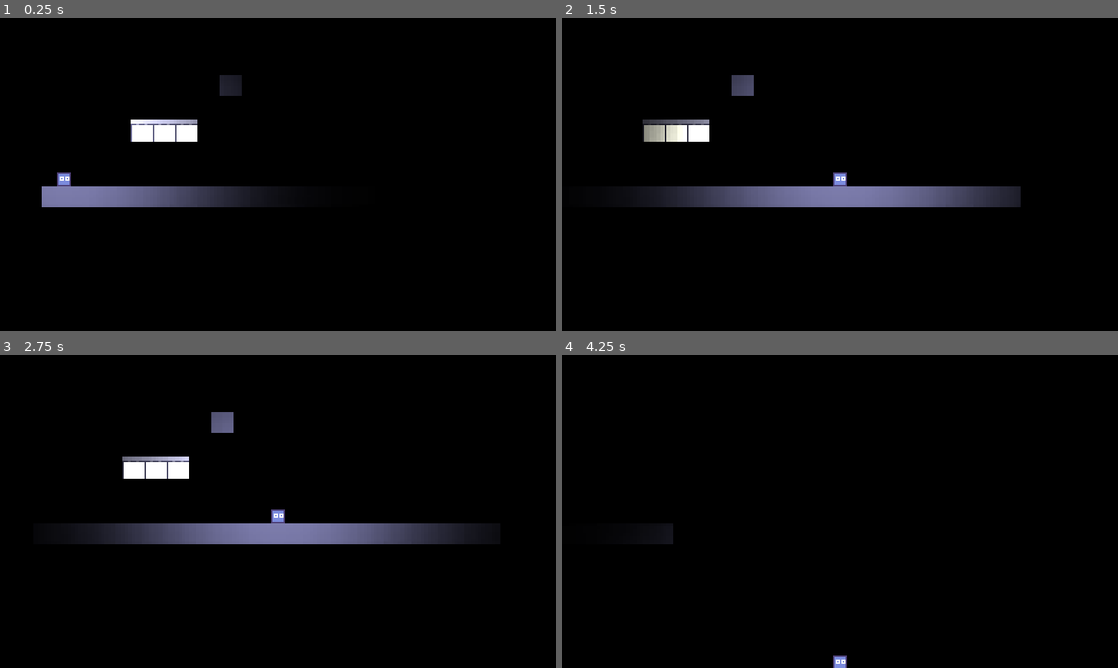
Above: before the commit, frames 1-4 (two rows, left to right).
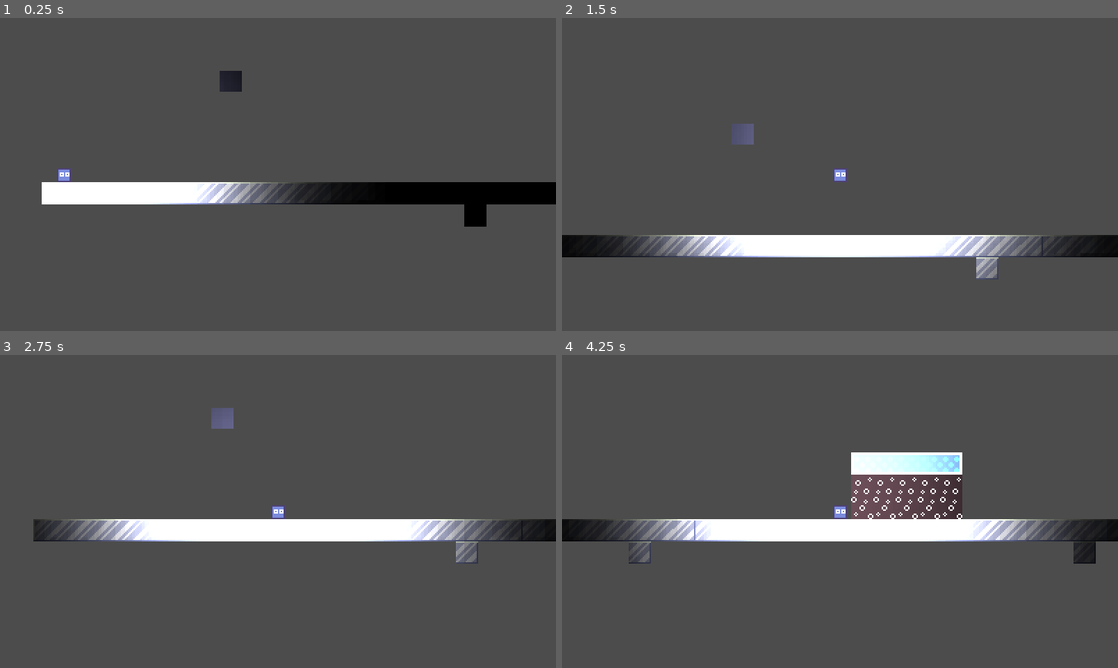
Above: after the commit, the same moments.

Repository: Pitanova/Global-Game-Jam-2022
Game: Godot game, scene res://Scenes/level.tscn
Same seed, same stepped clock (60 frames per second), same inputs: the game is played once before the commit and once after it.
Inputs:
- Up to frame 1 (0.25 s): no input
- Up to frame 2 (1.5 s): tap Enter at 0.5 s; hold D (right) from 0.53 s (still down); tap Space (jump) at 0.77 s
- Up to frame 3 (2.75 s): tap Space (jump) at 1.52 s; release D (right) at 2.03 s; hold A (left) from 2.03 s (still down)
- Up to frame 4 (4.25 s): release A (left) at 2.78 s; hold D (right) from 2.78 s (still down); tap Space (jump) at 3.02, 3.77 s

The runs differ from the first frame. In frame 1, 96% of the frame differs, in the area x 0-100%, y 0-100%; in frame 2, 98%; in frame 3, 99%; in frame 4, 99%.

Commit message:
Added a void

Diff:
--- a/Scenes/level.tscn
+++ b/Scenes/level.tscn
@@ -1,8 +1,9 @@
-[gd_scene load_steps=4 format=2]
+[gd_scene load_steps=5 format=2]
 
 [ext_resource path="res://tileset.tres" type="TileSet" id=1]
 [ext_resource path="res://Scenes/player.tscn" type="PackedScene" id=2]
 [ext_resource path="res://Assets/lights/images.jpg" type="Texture" id=3]
+[ext_resource path="res://Scenes/void.tscn" type="PackedScene" id=4]
 
 [node name="Level" type="Node2D"]
 
@@ -14,18 +15,18 @@
 cell_size = Vector2( 16, 16 )
 collision_layer = 2
 format = 1
-tile_data = PoolIntArray( 196612, 1, 0, 196613, 1, 0, 196614, 1, 0 )
+tile_data = PoolIntArray( 196637, 7, 0, 196638, 8, 0, 196639, 8, 0, 196640, 8, 0, 196641, 9, 0, 393237, 5, 0, 393238, 5, 0, 393239, 5, 0, 393240, 5, 0, 393241, 5, 0, 393242, 5, 0, 393243, 5, 0, 393244, 5, 0, 393245, 5, 0, 393246, 5, 0, 393247, 5, 0, 393248, 5, 0, 393249, 5, 0, 393250, 5, 0, 393251, 5, 0, 393252, 5, 0, 393253, 5, 0, 393254, 5, 0, 393255, 5, 0, 393256, 5, 0, 393257, 5, 0, 393258, 5, 0, 393259, 6, 0, 458771, 6, 0, 458791, 6, 0, 458811, 6, 0 )
 
 [node name="Glass" type="TileMap" parent="."]
 tile_set = ExtResource( 1 )
 cell_size = Vector2( 16, 16 )
 collision_layer = 4
 format = 1
-tile_data = PoolIntArray( 65544, 3, 0, 393216, 3, 0, 393217, 3, 0, 393218, 3, 0, 393219, 3, 0, 393220, 3, 0, 393221, 3, 0, 393222, 3, 0, 393223, 3, 0, 393224, 3, 0, 393225, 3, 0, 393226, 3, 0, 393227, 3, 0, 393228, 3, 0, 393229, 3, 0, 393230, 3, 0, 393231, 3, 0, 393232, 3, 0, 393233, 3, 0, 393234, 3, 0, 393235, 3, 0, 393236, 3, 0 )
+tile_data = PoolIntArray( 65544, 3, 0, 393216, 4, 0, 393217, 5, 0, 393218, 5, 0, 393219, 5, 0, 393220, 5, 0, 393221, 5, 0, 393222, 5, 0, 393223, 5, 0, 393224, 5, 0, 393225, 5, 0, 393226, 5, 0, 393227, 5, 0, 393228, 5, 0, 393229, 5, 0, 393230, 5, 0, 393231, 5, 0, 393232, 5, 0, 393233, 5, 0, 393234, 5, 0, 393235, 5, 0, 393236, 5, 0, 393237, 6, 0, 393260, 5, 0, 393261, 5, 0, 393262, 5, 0, 393263, 5, 0, 393264, 5, 0, 393265, 5, 0, 393266, 5, 0, 393267, 5, 0, 393268, 5, 0, 393269, 5, 0, 393270, 5, 0, 393271, 5, 0, 393272, 5, 0, 393273, 5, 0, 393274, 5, 0, 393275, 5, 0, 393276, 5, 0, 393277, 5, 0, 393278, 5, 0, 393279, 5, 0, 393280, 5, 0, 393281, 5, 0, 393282, 5, 0, 393283, 5, 0, 393284, 5, 0, 393285, 5, 0, 393286, 5, 0, 393287, 5, 0, 393288, 5, 0, 393289, 5, 0, 393290, 5, 0, 393291, 5, 0, 393292, 5, 0, 393293, 5, 0, 393294, 5, 0, 393295, 5, 0, 393296, 5, 0, 393297, 5, 0, 393298, 5, 0, 393299, 5, 0, 393300, 6, 0, 458831, 5, 0 )
 
 [node name="Player" parent="." instance=ExtResource( 2 )]
 position = Vector2( 16, 91 )
-collision_mask = 6
+collision_mask = 14
 jump_height = 50.0
 
 [node name="Camera2D" type="Camera2D" parent="Player"]
@@ -33,11 +34,28 @@
 process_mode = 0
 limit_left = -30
 limit_top = -1000
-limit_right = 1000
-limit_bottom = 200
+limit_right = 2000
+limit_bottom = 1000
 editor_draw_limits = true
 
 [node name="Light2D" type="Light2D" parent="Player"]
 texture = ExtResource( 3 )
 texture_scale = 2.42
 energy = 2.1
+
+[node name="Voids" type="Node2D" parent="."]
+
+[node name="Void" parent="Voids" instance=ExtResource( 4 )]
+position = Vector2( 472, 80 )
+
+[node name="Void2" parent="Voids" instance=ExtResource( 4 )]
+position = Vector2( 504, 80 )
+
+[node name="Void3" parent="Voids" instance=ExtResource( 4 )]
+position = Vector2( 488, 80 )
+
+[node name="Void4" parent="Voids" instance=ExtResource( 4 )]
+position = Vector2( 520, 80 )
+
+[node name="Void5" parent="Voids" instance=ExtResource( 4 )]
+position = Vector2( 536, 80 )
--- a/Scenes/void.tscn
+++ b/Scenes/void.tscn
@@ -1,14 +1,29 @@
-[gd_scene load_steps=3 format=2]
+[gd_scene load_steps=6 format=2]
 
-[ext_resource path="res://Assets/Void.png" type="Texture" id=1]
+[ext_resource path="res://Assets/void_start.png" type="Texture" id=1]
+[ext_resource path="res://Assets/void_end.png" type="Texture" id=2]
+[ext_resource path="res://Scripts/void.gd" type="Script" id=3]
 
-[sub_resource type="RectangleShape2D" id=1]
-extents = Vector2( 8, 8 )
+[sub_resource type="SpriteFrames" id=1]
+animations = [ {
+"frames": [ ExtResource( 2 ), ExtResource( 1 ) ],
+"loop": true,
+"name": "default",
+"speed": 5.0
+} ]
 
-[node name="RigidBody2D" type="RigidBody2D"]
+[sub_resource type="RectangleShape2D" id=2]
+extents = Vector2( 8, 16 )
 
-[node name="Sprite" type="Sprite" parent="."]
-texture = ExtResource( 1 )
+[node name="Void" type="Area2D"]
+collision_layer = 8
+script = ExtResource( 3 )
 
-[node name="CollisionShape2D" type="CollisionShape2D" parent="."]
-shape = SubResource( 1 )
+[node name="AnimatedSprite" type="AnimatedSprite" parent="."]
+frames = SubResource( 1 )
+playing = true
+
+[node name="CollisionPolygon2D" type="CollisionShape2D" parent="."]
+shape = SubResource( 2 )
+
+[connection signal="body_entered" from="." to="." method="_on_Void_body_entered"]
--- /dev/null
+++ b/Scripts/void.gd
@@ -0,0 +1,8 @@
+extends Area2D
+
+onready var player = get_tree().current_scene.get_node("Player")
+
+func _on_Void_body_entered(body):
+	player.queue_free()
+	yield(get_tree().create_timer(2.0), "timeout")
+	get_tree().reload_current_scene()
--- a/project.godot
+++ b/project.godot
@@ -93,6 +93,7 @@
 2d_physics/layer_1="player"
 2d_physics/layer_2="platform"
 2d_physics/layer_3="glass"
+2d_physics/layer_4="void"
 
 [physics]
 
@@ -103,5 +104,4 @@
 2d/snapping/use_gpu_pixel_snap=true
 vram_compression/import_etc=true
 vram_compression/import_etc2=false
-environment/default_clear_color=Color( 0, 0, 0, 1 )
 environment/default_environment="res://default_env.tres"
--- a/tileset.tres
+++ b/tileset.tres
@@ -1,86 +1,35 @@
-[gd_resource type="TileSet" load_steps=9 format=2]
+[gd_resource type="TileSet" load_steps=15 format=2]
 
-[ext_resource path="res://Assets/middlelighttile.png" type="Texture" id=1]
-[ext_resource path="res://Assets/rightlighttile.png" type="Texture" id=2]
-[ext_resource path="res://Assets/leftlighttile.png" type="Texture" id=3]
+[ext_resource path="res://Assets/platright.png" type="Texture" id=1]
+[ext_resource path="res://Assets/platleft.png" type="Texture" id=2]
+[ext_resource path="res://Assets/platmiddle.png" type="Texture" id=3]
 [ext_resource path="res://Assets/darktile.png" type="Texture" id=4]
-
-[sub_resource type="ConvexPolygonShape2D" id=1]
-points = PoolVector2Array( 16, 16, 0, 16, 0, 0, 16, 0 )
-
-[sub_resource type="ConvexPolygonShape2D" id=2]
-points = PoolVector2Array( 16, 16, 0, 16, 0, 0, 16, 0 )
-
-[sub_resource type="ConvexPolygonShape2D" id=3]
-points = PoolVector2Array( 16, 16, 0, 16, 0, 0, 16, 0 )
+[ext_resource path="res://Assets/glassleft.png" type="Texture" id=5]
+[ext_resource path="res://Assets/glassmiddle.png" type="Texture" id=6]
+[ext_resource path="res://Assets/glassright.png" type="Texture" id=7]
 
 [sub_resource type="ConvexPolygonShape2D" id=4]
 points = PoolVector2Array( 0, 0, 16, 0, 16, 15, 0, 15 )
 
+[sub_resource type="ConvexPolygonShape2D" id=5]
+points = PoolVector2Array( 0, 0, 16, 0, 16, 16, 0, 16 )
+
+[sub_resource type="ConvexPolygonShape2D" id=6]
+points = PoolVector2Array( 0, 0, 16, 0, 16, 16, 0, 16 )
+
+[sub_resource type="ConvexPolygonShape2D" id=7]
+points = PoolVector2Array( 0, 0, 16, 0, 16, 16, 0, 16 )
+
+[sub_resource type="ConvexPolygonShape2D" id=8]
+points = PoolVector2Array( 0, 0, 16, 0, 16, 16, 0, 16 )
+
+[sub_resource type="ConvexPolygonShape2D" id=9]
+points = PoolVector2Array( 0, 0, 16, 0, 16, 16, 0, 16 )
+
+[sub_resource type="ConvexPolygonShape2D" id=10]
+points = PoolVector2Array( 0, 0, 16, 0, 16, 16, 0, 16 )
+
 [resource]
-0/name = "middlelighttile.png 0"
-0/texture = ExtResource( 1 )
-0/tex_offset = Vector2( 0, 0 )
-0/modulate = Color( 1, 1, 1, 1 )
-0/region = Rect2( 0, 0, 16, 16 )
-0/tile_mode = 0
-0/occluder_offset = Vector2( 0, 0 )
-0/navigation_offset = Vector2( 0, 0 )
-0/shape_offset = Vector2( 0, 0 )
-0/shape_transform = Transform2D( 1, 0, 0, 1, 0, 0 )
-0/shape = SubResource( 1 )
-0/shape_one_way = false
-0/shape_one_way_margin = 1.0
-0/shapes = [ {
-"autotile_coord": Vector2( 0, 0 ),
-"one_way": false,
-"one_way_margin": 1.0,
-"shape": SubResource( 1 ),
-"shape_transform": Transform2D( 1, 0, 0, 1, 0, 0 )
-} ]
-0/z_index = 0
-1/name = "leftlighttile.png 1"
-1/texture = ExtResource( 3 )
-1/tex_offset = Vector2( 0, 0 )
-1/modulate = Color( 1, 1, 1, 1 )
-1/region = Rect2( 0, 0, 16, 16 )
-1/tile_mode = 0
-1/occluder_offset = Vector2( 0, 0 )
-1/navigation_offset = Vector2( 0, 0 )
-1/shape_offset = Vector2( 0, 0 )
-1/shape_transform = Transform2D( 1, 0, 0, 1, 0, 0 )
-1/shape = SubResource( 2 )
-1/shape_one_way = false
-1/shape_one_way_margin = 1.0
-1/shapes = [ {
-"autotile_coord": Vector2( 0, 0 ),
-"one_way": false,
-"one_way_margin": 1.0,
-"shape": SubResource( 2 ),
-"shape_transform": Transform2D( 1, 0, 0, 1, 0, 0 )
-} ]
-1/z_index = 0
-2/name = "rightlighttile.png 2"
-2/texture = ExtResource( 2 )
-2/tex_offset = Vector2( 0, 0 )
-2/modulate = Color( 1, 1, 1, 1 )
-2/region = Rect2( 0, 0, 16, 16 )
-2/tile_mode = 0
-2/occluder_offset = Vector2( 0, 0 )
-2/navigation_offset = Vector2( 0, 0 )
-2/shape_offset = Vector2( 0, 0 )
-2/shape_transform = Transform2D( 1, 0, 0, 1, 0, 0 )
-2/shape = SubResource( 3 )
-2/shape_one_way = false
-2/shape_one_way_margin = 1.0
-2/shapes = [ {
-"autotile_coord": Vector2( 0, 0 ),
-"one_way": false,
-"one_way_margin": 1.0,
-"shape": SubResource( 3 ),
-"shape_transform": Transform2D( 1, 0, 0, 1, 0, 0 )
-} ]
-2/z_index = 0
 3/name = "darktile.png 3"
 3/texture = ExtResource( 4 )
 3/tex_offset = Vector2( 0, 0 )
@@ -102,3 +51,129 @@
 "shape_transform": Transform2D( 1, 0, 0, 1, 0, 0 )
 } ]
 3/z_index = 0
+4/name = "glassleft.png 4"
+4/texture = ExtResource( 5 )
+4/tex_offset = Vector2( 0, 0 )
+4/modulate = Color( 1, 1, 1, 1 )
+4/region = Rect2( 0, 0, 16, 16 )
+4/tile_mode = 0
+4/occluder_offset = Vector2( 0, 0 )
+4/navigation_offset = Vector2( 0, 0 )
+4/shape_offset = Vector2( 0, 0 )
+4/shape_transform = Transform2D( 1, 0, 0, 1, 0, 0 )
+4/shape = SubResource( 5 )
+4/shape_one_way = false
+4/shape_one_way_margin = 1.0
+4/shapes = [ {
+"autotile_coord": Vector2( 0, 0 ),
+"one_way": false,
+"one_way_margin": 1.0,
+"shape": SubResource( 5 ),
+"shape_transform": Transform2D( 1, 0, 0, 1, 0, 0 )
+} ]
+4/z_index = 0
+5/name = "glassmiddle.png 5"
+5/texture = ExtResource( 6 )
+5/tex_offset = Vector2( 0, 0 )
+5/modulate = Color( 1, 1, 1, 1 )
+5/region = Rect2( 0, 0, 16, 16 )
+5/tile_mode = 0
+5/occluder_offset = Vector2( 0, 0 )
+5/navigation_offset = Vector2( 0, 0 )
+5/shape_offset = Vector2( 0, 0 )
+5/shape_transform = Transform2D( 1, 0, 0, 1, 0, 0 )
+5/shape = SubResource( 6 )
+5/shape_one_way = false
+5/shape_one_way_margin = 1.0
+5/shapes = [ {
+"autotile_coord": Vector2( 0, 0 ),
+"one_way": false,
+"one_way_margin": 1.0,
+"shape": SubResource( 6 ),
+"shape_transform": Transform2D( 1, 0, 0, 1, 0, 0 )
+} ]
+5/z_index = 0
+6/name = "glassright.png 6"
+6/texture = ExtResource( 7 )
+6/tex_offset = Vector2( 0, 0 )
+6/modulate = Color( 1, 1, 1, 1 )
+6/region = Rect2( 0, 0, 16, 16 )
+6/tile_mode = 0
+6/occluder_offset = Vector2( 0, 0 )
+6/navigation_offset = Vector2( 0, 0 )
+6/shape_offset = Vector2( 0, 0 )
+6/shape_transform = Transform2D( 1, 0, 0, 1, 0, 0 )
+6/shape = SubResource( 7 )
+6/shape_one_way = false
+6/shape_one_way_margin = 1.0
+6/shapes = [ {
+"autotile_coord": Vector2( 0, 0 ),
+"one_way": false,
+"one_way_margin": 1.0,
+"shape": SubResource( 7 ),
+"shape_transform": Transform2D( 1, 0, 0, 1, 0, 0 )
+} ]
+6/z_index = 0
+7/name = "platleft.png 7"
+7/texture = ExtResource( 2 )
+7/tex_offset = Vector2( 0, 0 )
+7/modulate = Color( 1, 1, 1, 1 )
+7/region = Rect2( 0, 0, 16, 16 )
+7/tile_mode = 0
+7/occluder_offset = Vector2( 0, 0 )
+7/navigation_offset = Vector2( 0, 0 )
+7/shape_offset = Vector2( 0, 0 )
+7/shape_transform = Transform2D( 1, 0, 0, 1, 0, 0 )
+7/shape = SubResource( 8 )
+7/shape_one_way = false
+7/shape_one_way_margin = 1.0
+7/shapes = [ {
+"autotile_coord": Vector2( 0, 0 ),
+"one_way": false,
+"one_way_margin": 1.0,
+"shape": SubResource( 8 ),
+"shape_transform": Transform2D( 1, 0, 0, 1, 0, 0 )
+} ]
+7/z_index = 0
+8/name = "platmiddle.png 8"
+8/texture = ExtResource( 3 )
+8/tex_offset = Vector2( 0, 0 )
+8/modulate = Color( 1, 1, 1, 1 )
+8/region = Rect2( 0, 0, 16, 16 )
+8/tile_mode = 0
+8/occluder_offset = Vector2( 0, 0 )
+8/navigation_offset = Vector2( 0, 0 )
+8/shape_offset = Vector2( 0, 0 )
+8/shape_transform = Transform2D( 1, 0, 0, 1, 0, 0 )
+8/shape = SubResource( 9 )
+8/shape_one_way = false
+8/shape_one_way_margin = 1.0
+8/shapes = [ {
+"autotile_coord": Vector2( 0, 0 ),
+"one_way": false,
+"one_way_margin": 1.0,
+"shape": SubResource( 9 ),
+"shape_transform": Transform2D( 1, 0, 0, 1, 0, 0 )
+} ]
+8/z_index = 0
+9/name = "platright.png 9"
+9/texture = ExtResource( 1 )
+9/tex_offset = Vector2( 0, 0 )
+9/modulate = Color( 1, 1, 1, 1 )
+9/region = Rect2( 0, 0, 16, 16 )
+9/tile_mode = 0
+9/occluder_offset = Vector2( 0, 0 )
+9/navigation_offset = Vector2( 0, 0 )
+9/shape_offset = Vector2( 0, 0 )
+9/shape_transform = Transform2D( 1, 0, 0, 1, 0, 0 )
+9/shape = SubResource( 10 )
+9/shape_one_way = false
+9/shape_one_way_margin = 1.0
+9/shapes = [ {
+"autotile_coord": Vector2( 0, 0 ),
+"one_way": false,
+"one_way_margin": 1.0,
+"shape": SubResource( 10 ),
+"shape_transform": Transform2D( 1, 0, 0, 1, 0, 0 )
+} ]
+9/z_index = 0
Binary file added: Assets/glassleft.png
Not shown, added: Assets/glassleft.png.import
Binary file added: Assets/glassmiddle.png
Not shown, added: Assets/glassmiddle.png.import
Binary file added: Assets/glassright.png
Not shown, added: Assets/glassright.png.import
Binary file added: Assets/platleft.png
Not shown, added: Assets/platleft.png.import
Binary file added: Assets/platmiddle.png
Not shown, added: Assets/platmiddle.png.import
Binary file added: Assets/platright.png
Not shown, added: Assets/platright.png.import
(and 4 more such lines)
